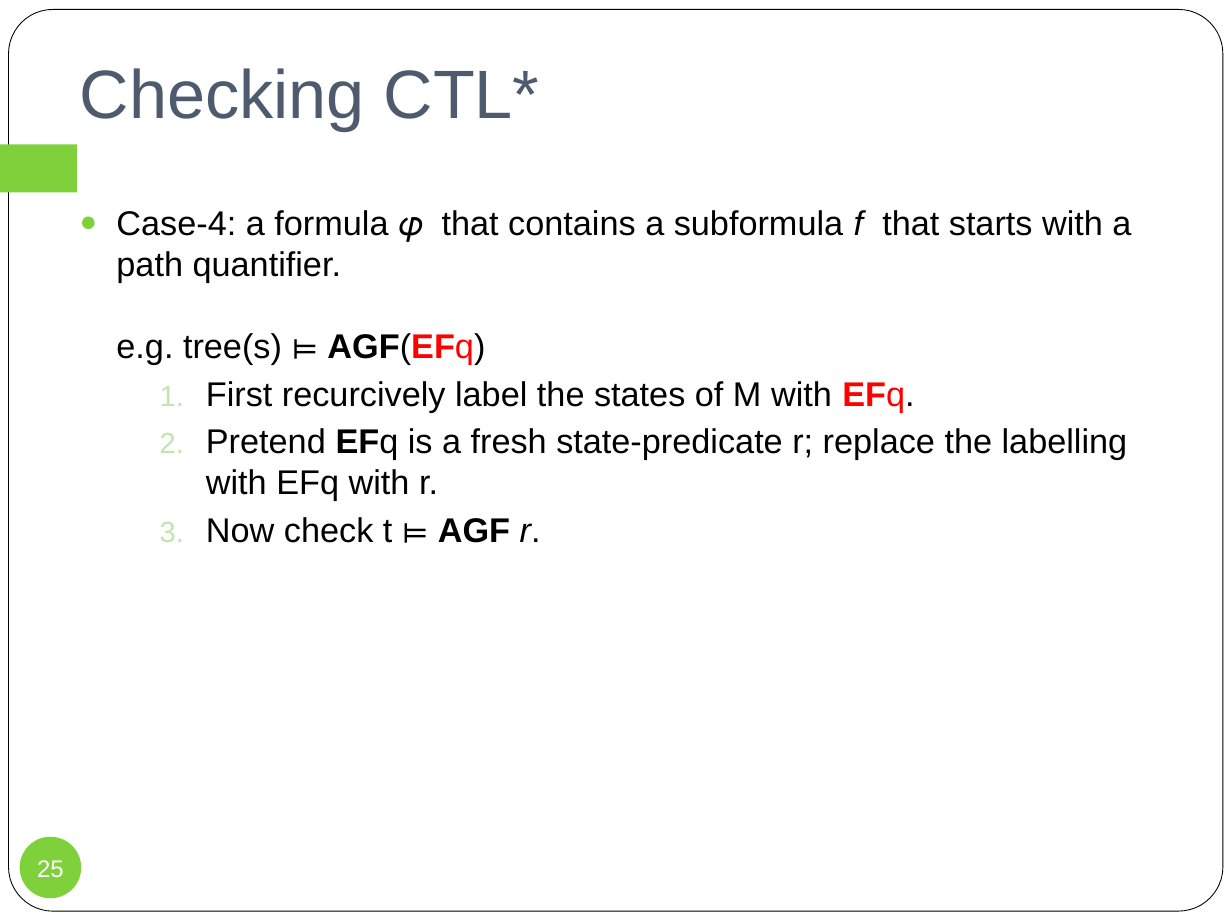
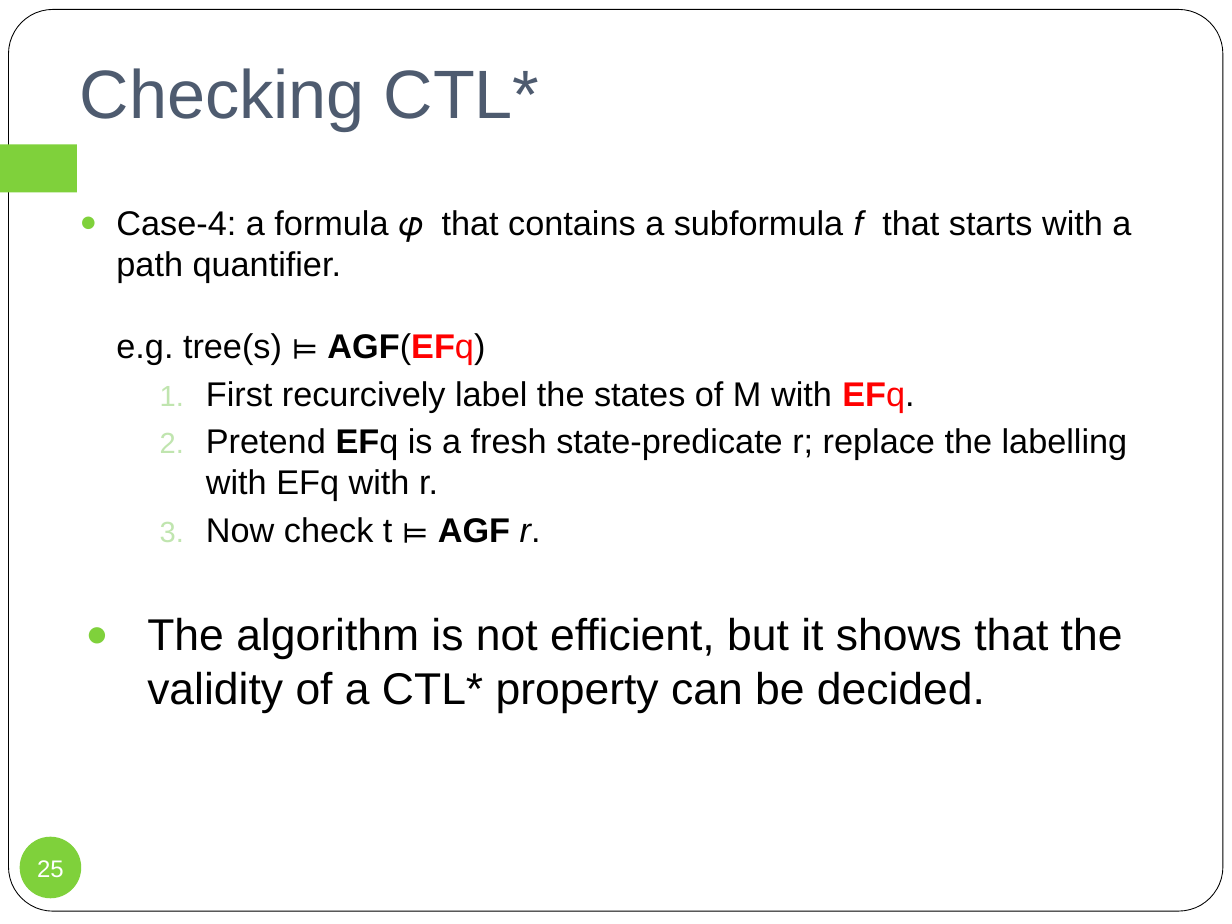
Before and after one commit to wooshrow/infopv, a slide deck: slide 25 of slides/PV_smc.pptx. Drawn at 1232x924 pixels with LibreOffice and Linux fonts; fonts in the diff are those of the drawing. Boxes give left, top, right and bottom in pixels: in the first picture for what was removed or moved away, otherwise in the second. Text is boxed around its words. In the diff, an @@ line names an element or a change of style, - is before the commit and + after.

```diff
--- a/slides/PV_smc.pptx
+++ b/slides/PV_smc.pptx
@@ text at [147,617,1123,713]: paragraph added @@
+● The algorithm is not efficient, but it shows that the validity of a CTL* property can be decided.
```
Also in this commit, not shown: 7 other slides changed, 2 slides added, 4 other files.
